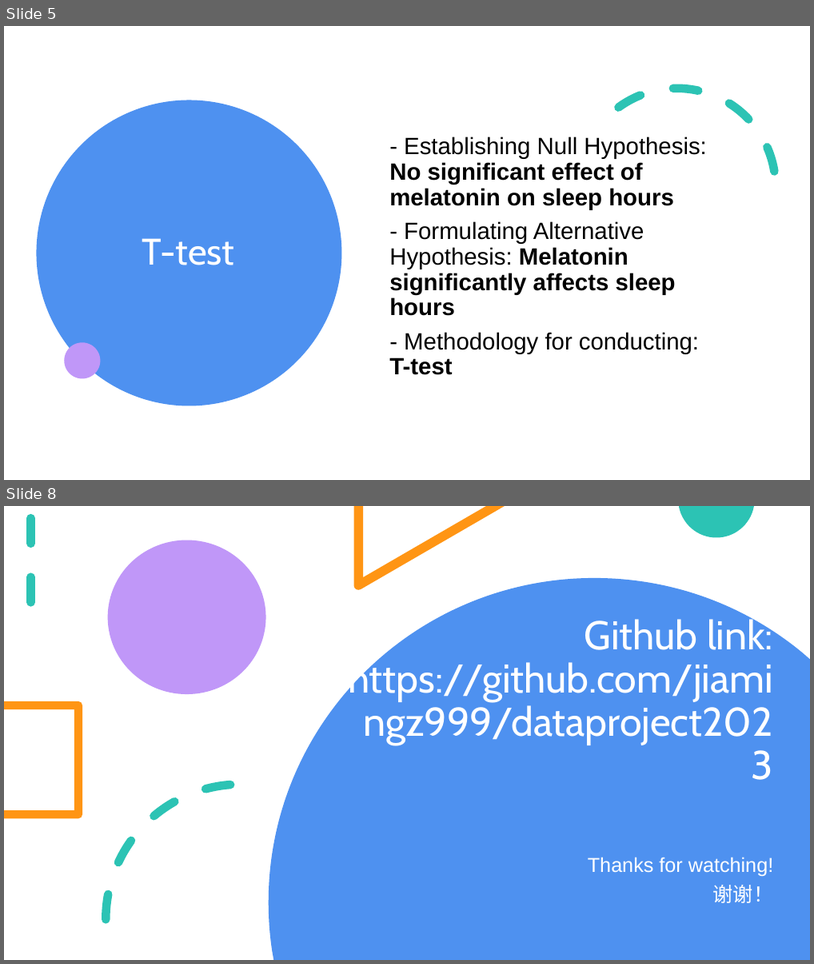
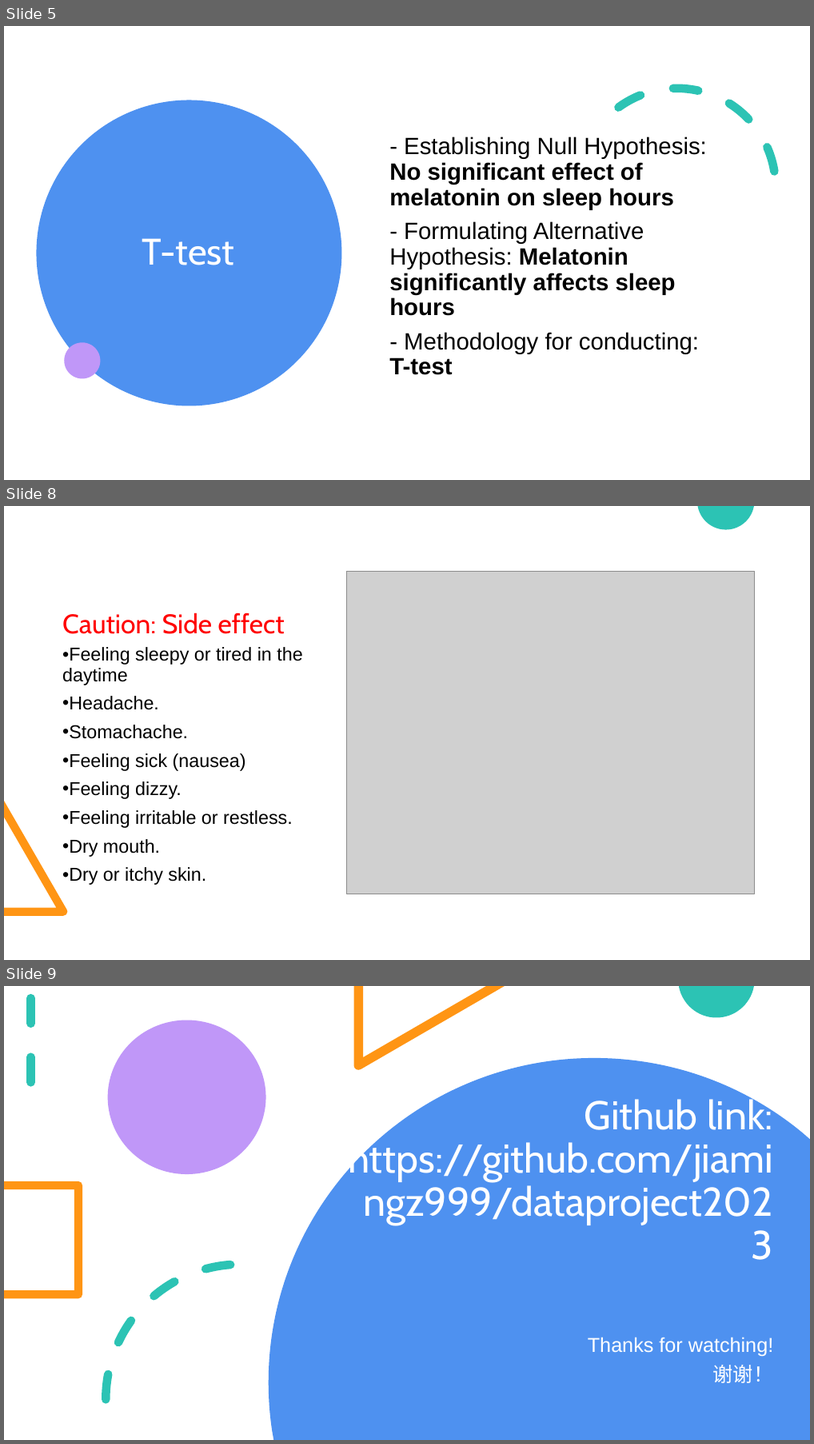
Before and after one commit to jiamingz999/dataproject2023, a slide deck: sleephours.pptx. Shown one above the other, each under a label of ours: slides 5 and 8 before the commit, slides 5, 8 and 9 after it; the slides between them are not shown. The pictures are 814x964 and 814x1444 pixels, drawn with LibreOffice and Linux fonts; fonts in the diff are those of the drawing; grey boxes stand for pictures. Boxes give left, top, right and bottom in pixels: in the first picture for what was removed or moved away, otherwise in the second. Text is boxed around its words. In the diff, an @@ line names an element or a change of style, - is before the commit and + after.

```diff
--- a/sleephours.pptx
+++ b/sleephours.pptx
@@ slide 8 added at (x1=4, y1=506, x2=810, y2=960), background #FFFFFF @@
@@ freeform shape added at (x1=698, y1=506, x2=754, y2=529), fill #2CC3B4 @@
@@ picture added at (x1=347, y1=572, x2=755, y2=894) @@
@@ title added at (x1=62, y1=612, x2=285, y2=634), 32 pt, text #FF0000 @@
+Caution: Side effect
@@ text added at (x1=62, y1=647, x2=302, y2=884), 22.2 pt, text #000000 @@
+• Feeling sleepy or tired in the daytime
+• Headache.
+• Stomachache.
+• Feeling sick (nausea)
+• Feeling dizzy.
+• Feeling irritable or restless.
+• Dry mouth.
+• Dry or itchy skin.
@@ freeform shape added at (x1=4, y1=800, x2=67, y2=916), fill #FF9514 @@
@@ what was slide 8 is now slide 9 @@
```
Also in this commit, not shown: 5 slides changed.
